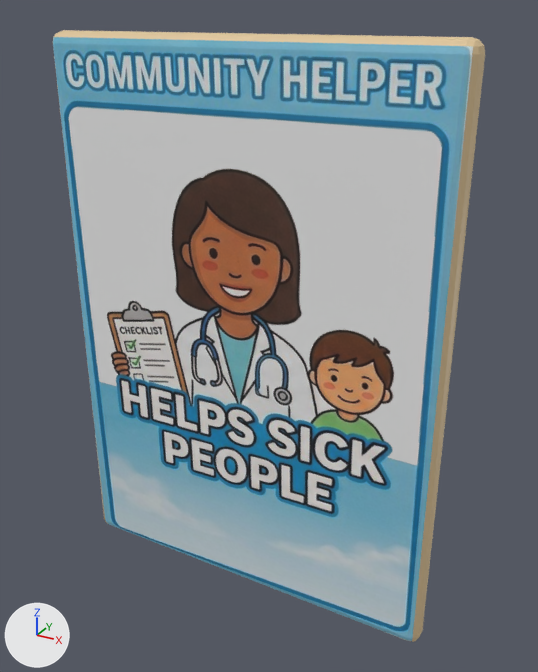
What one commit did to the FBX model Assets/CardS/Doctor/DR card.fbx.
Before and after are seen from a 50 mm camera at (0.253, -0.424, 0.224) aimed at (0.014, 0.011, 0.006). The lights are fixed; the arrows at lower left show +X, +Y and +Z. The older version comes first.
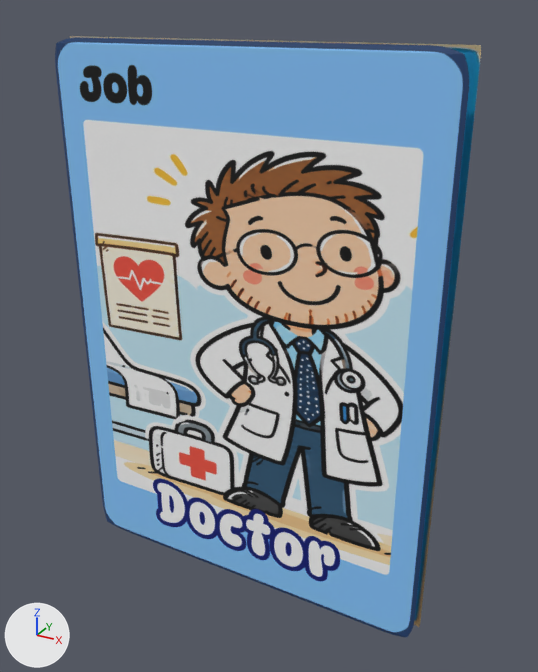
What differs and where, as boxes (x1, y1, x2, y2) in the pictures (538 x 672 px):
'Cube', surface changed
    both: (55, 36, 481, 638)

The change in detail:
Picture 'Doctor_front_side.png' (img_doctor_front_side_png) is new.
Material 'Material' (mat_material) changes its picture from img_doctor_jpg to img_doctor_front_side_png.
